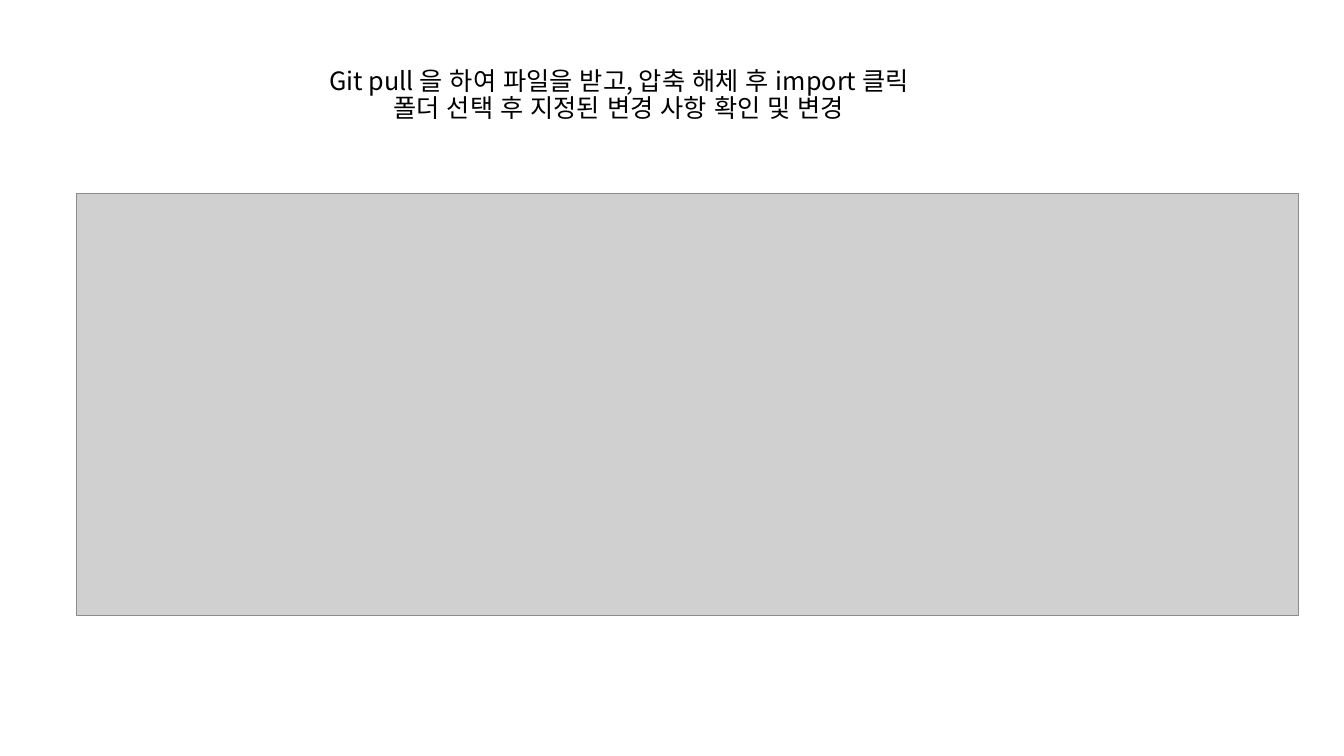
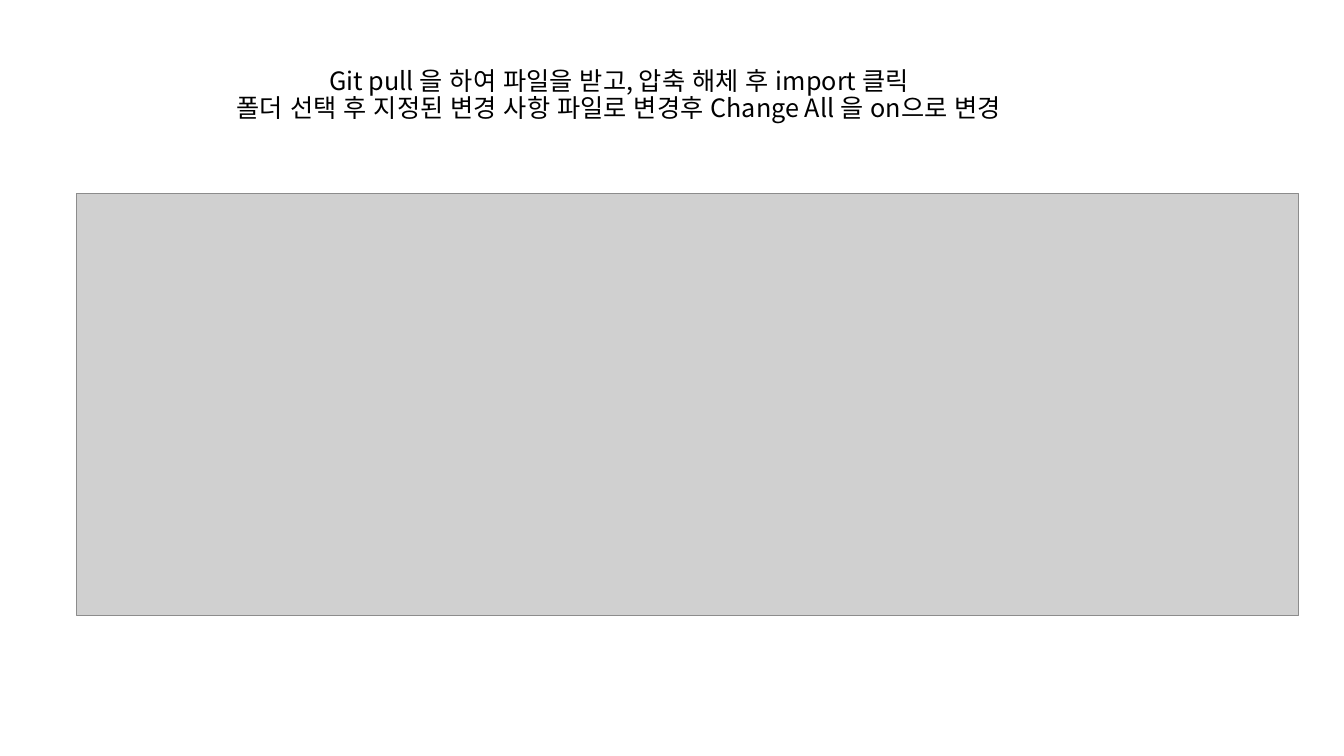
Before and after one commit to SoldeskTeamProjectFirst/TPrepository, a slide deck: slide 6 of Pnet export import guide.pptx. Drawn at 1344x756 pixels with LibreOffice and Linux fonts; fonts in the diff are those of the drawing; grey boxes stand for pictures. Boxes give left, top, right and bottom in pixels: in the first picture for what was removed or moved away, otherwise in the second. Text is boxed around its words. In the diff, an @@ line names an element or a change of style, - is before the commit and + after.

Commit message:
계획안 수정2

```diff
--- a/Pnet export import guide.pptx
+++ b/Pnet export import guide.pptx
@@ title at (237, 69, 1000, 123): text changed @@
-Git pull 을 하여 파일을 받고, 압축 해체 후 import 클릭
-폴더 선택 후 지정된 변경 사항 확인 및 변경
+Git pull 을 하여 파일을 받고, 압축 해체 후 import 클릭
+폴더 선택 후 지정된 변경 사항 파일로 변경후 Change All 을 on으로 변경
```
